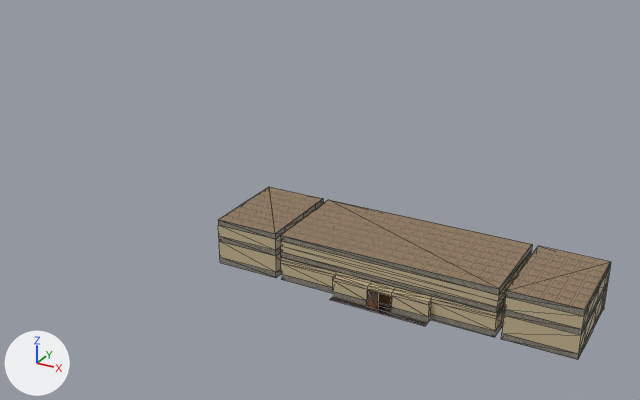
The COLLADA model res/models/pb_lobby/pb_lobby.dae: old version first, new version second.
Rendered twice from a 50 mm lens placed at (48.8, -125.3, 69.7), pointed at (-13.8, -11.6, 12.9). Every picture has the same lights, and +X, +Y and +Z are marked at lower left. Mesh edges are drawn as thin lines on the coarser meshes.

The scene before the commit, as lines of its bpy script (objects in view):
```python
me_plane = bpy.data.meshes.new('Plane')
me_plane.from_pydata(...)  # 100 vertices, 120 faces; spans x -19.0..19.0, y -8.2..9.0, z 1.0..7.0
me_plane.materials.append(mat_marble4)  # picture img_marble4_png
me_plane_010 = bpy.data.meshes.new('Plane.010')
me_plane_010.from_pydata(...)  # 8 vertices, 8 faces; spans x -18.0..18.0, y -7.0..9.0, z 7.0..8.0
me_plane_010.materials.append(mat_marble5)  # picture img_marble5_png
me_plane_011 = bpy.data.meshes.new('Plane.011')
me_plane_011.from_pydata(...)  # 40 vertices, 32 faces; spans x -19.0..19.0, y -8.2..9.0, z 0.0..1.0
me_plane_011.materials.append(mat_marble5)  # picture img_marble5_png
ob_plane = bpy.data.objects.new('Plane', me_plane)
ob_plane.location = (0.0, -10.0, 0.0)
ob_plane_013 = bpy.data.objects.new('Plane.013', me_plane_010)
ob_plane_013.location = (0.0, -10.0, 0.0)
ob_plane_014 = bpy.data.objects.new('Plane.014', me_plane_011)
ob_plane_014.location = (0.0, -10.0, 0.0)
# also in view: 'Plane.053' at (24.5, -9.0, 8.0); 'Plane.024' at (0.0, -9.0, 4.5); 'Plane.040' at (-24.5, -9.0, 8.0); 'Plane.052' at (24.5, -9.0, 4.0); 'Plane.012' at (0.0, -9.0, 8.0)
```
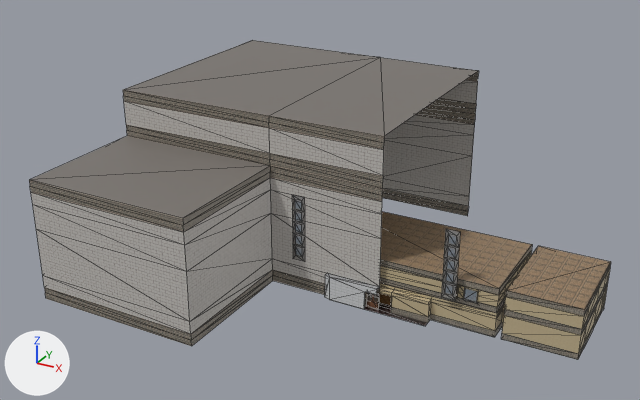
Commit message: add pb lobby

What changed in the scene script:
```text
Add img_fancy_tiles_png:
    img_fancy_tiles_png = load_image('fancy_tiles.png', 'fancy_tiles.png', 32, 32, 'sRGB')
Add img_brick1_png:
    img_brick1_png = load_image('brick1.png', 'brick1.png', 32, 32, 'sRGB')
Add img_pillar_main_png:
    img_pillar_main_png = load_image('pillar_main.png', 'pillar_main.png', 32, 32, 'sRGB')
Add img_window_png:
    img_window_png = load_image('window.png', 'window.png', 64, 64, 'sRGB')
Add mat_fancy_tiles:
    mat_fancy_tiles = principled_material('fancy_tiles')
    mat_fancy_tiles.texture = img_fancy_tiles_png
Add mat_brick1:
    mat_brick1 = principled_material('brick1')
    mat_brick1.texture = img_brick1_png
Add mat_pillar_main:
    mat_pillar_main = principled_material('pillar_main')
    mat_pillar_main.texture = img_pillar_main_png
Add mat_window:
    mat_window = principled_material('window')
    mat_window.texture = img_window_png
Add mat_light:
    mat_light = principled_material('light')
    mat_light.base_color = (0.963, 1.0, 0.619)  # beige #fbffce
    mat_light.alpha = 0.0426
Change me_plane:
    used by ob_plane; location = (0.0, -10.0, 0.0)
    remove me_plane.from_pydata(...)  # 100 vertices, 120 faces; spans x -19.0..19.0, y -8.2..9.0, z 1.0..7.0
    add me_plane.from_pydata(...)  # 148 vertices, 184 faces; spans x -19.0..19.0, y -8.2..9.0, z 1.0..7.0
    me_plane part 1: 48 vertices added at x -15.0..15.0, y -7.3..-7.0, z 5.0..7.0
Add me_plane_076:
    me_plane_076.from_pydata(...)  # 102 vertices, 168 faces; spans x -47.0..0.0, y -10.0..51.0, z 0.0..28.0
    # faces by material slot: [96, 72]
    me_plane_076.materials.append(mat_fancy_tiles)  # picture img_fancy_tiles_png
    me_plane_076.materials.append(mat_brick1)  # picture img_brick1_png
Add me_plane_060:
    me_plane_060.from_pydata(...)  # 15 vertices, 17 faces; spans x -9.0..0.0, y 0.0..1.0, z 0.0..4.0
    me_plane_060.materials.append(mat_pillar_main)  # picture img_pillar_main_png
Add me_plane_063:
    me_plane_063.from_pydata(...)  # 40 vertices, 50 faces; spans x -1.1..1.1, y 0.0, z -2.0..9.0
    me_plane_063.materials.append(mat_window)  # picture img_window_png
Add me_plane_064:
    me_plane_064.from_pydata(...)  # 16 vertices, 8 faces; spans x -15.0..15.0, y -7.3, z 5.0..7.0
    me_plane_064.materials.append(mat_window)  # picture img_window_png
Add me_plane_065:
    me_plane_065.from_pydata([(13.0, -7.3, 7.0), (15.0, -7.3, 7.0), (13.0, -7.3, 5.0), (15.0, -7.3, 5.0), (11.3, 4.7, -0.3), (16.7, 4.7, -0.3), (11.3, 4.7, -5.7), (16.7, 4.7, -5.7)], [], [(2, 1, 0), (5, 6, 4), (3, 5, 1), (2, 7, 3), (2, 4, 6), (1, 4, 0), (2, 3, 1), (5, 7, 6), (3, 7, 5), (2, 6, 7), (2, 0, 4), (1, 5, 4)])
    me_plane_065.materials.append(mat_light)  # beige #fbffce
Add ob_plane_003:
    ob_plane_003 = bpy.data.objects.new('Plane.003', me_plane_076)
    ob_plane_003.location = (0.0, -30.0, 0.0)
Add ob_plane_061:
    ob_plane_061 = bpy.data.objects.new('Plane.061', me_plane_060)
    ob_plane_061.location = (0.0, -19.0, 0.0)
Add ob_plane_064:
    ob_plane_064 = bpy.data.objects.new('Plane.064', me_plane_063)
    ob_plane_064.location = (-14.0, -18.1, 7.0)
Add ob_plane_063:
    ob_plane_063 = bpy.data.objects.new('Plane.063', me_plane_063.copy())
    ob_plane_063.location = (11.0, -18.1, 7.0)
Add ob_plane_065:
    ob_plane_065 = bpy.data.objects.new('Plane.065', me_plane_064)
    ob_plane_065.location = (0.0, -10.0, 0.0)
Add ob_plane_066:
    ob_plane_066 = bpy.data.objects.new('Plane.066', me_plane_065)
    ob_plane_066.location = (0.0, -10.0, 0.0)
Add ob_plane_067:
    ob_plane_067 = bpy.data.objects.new('Plane.067', me_plane_065.copy())
    ob_plane_067.location = (-3.0, -10.0, 0.0)
```

What differs and where, as boxes [x1, y1, x2, y2] in the pictures (640 x 400 px):
'Plane.003', added: after [29, 40, 479, 346]
    faces in mat_brick1 (picture img_brick1_png): [30, 40, 478, 334]
    faces in mat_fancy_tiles (picture img_fancy_tiles_png): [29, 71, 479, 346]
'Plane', reshaped: before [281, 241, 531, 331]; after [365, 252, 531, 331]
'Plane.061', added: after [325, 273, 379, 309]
'Plane.063', added: after [441, 229, 460, 301]
'Plane.064', added: after [292, 195, 305, 262]
'Plane.065', added: after [463, 288, 478, 303]
'Plane.067', added: after [456, 286, 459, 299]
'Plane.066', added: after [464, 291, 502, 329]
part 1 of me_plane, added (brown): after [380, 266, 499, 307]
'Plane.040', unchanged, covered by the edit: before [218, 187, 323, 234]
'Plane.002', unchanged, covered by the edit: before [218, 225, 281, 272]
'Plane.039', unchanged, covered by the edit: before [218, 199, 323, 278]
